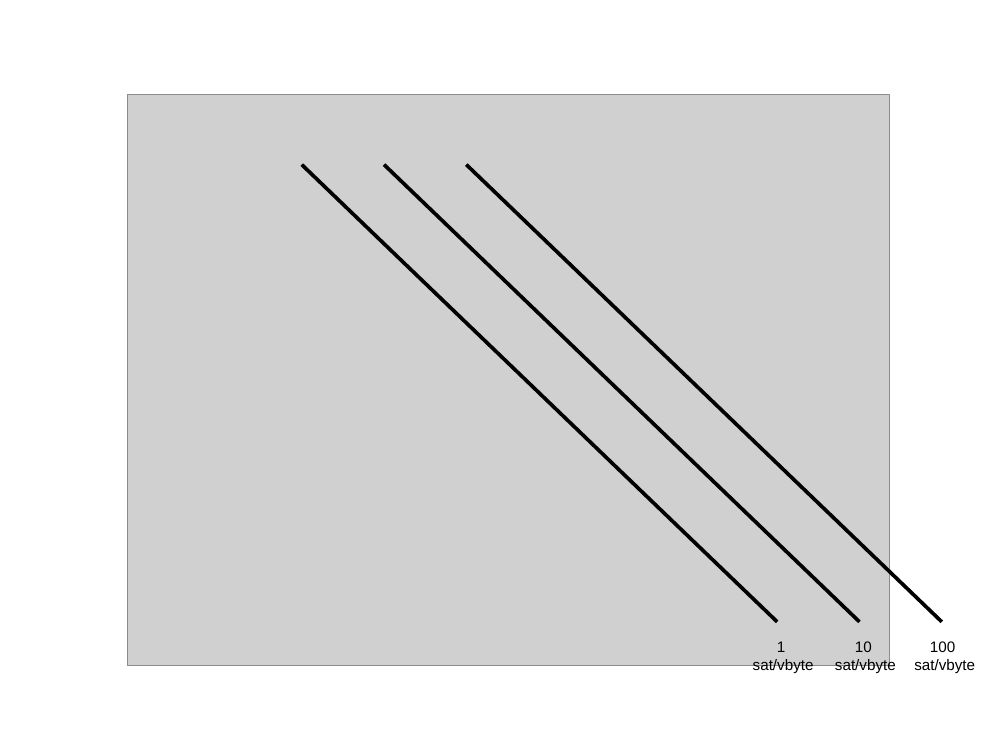
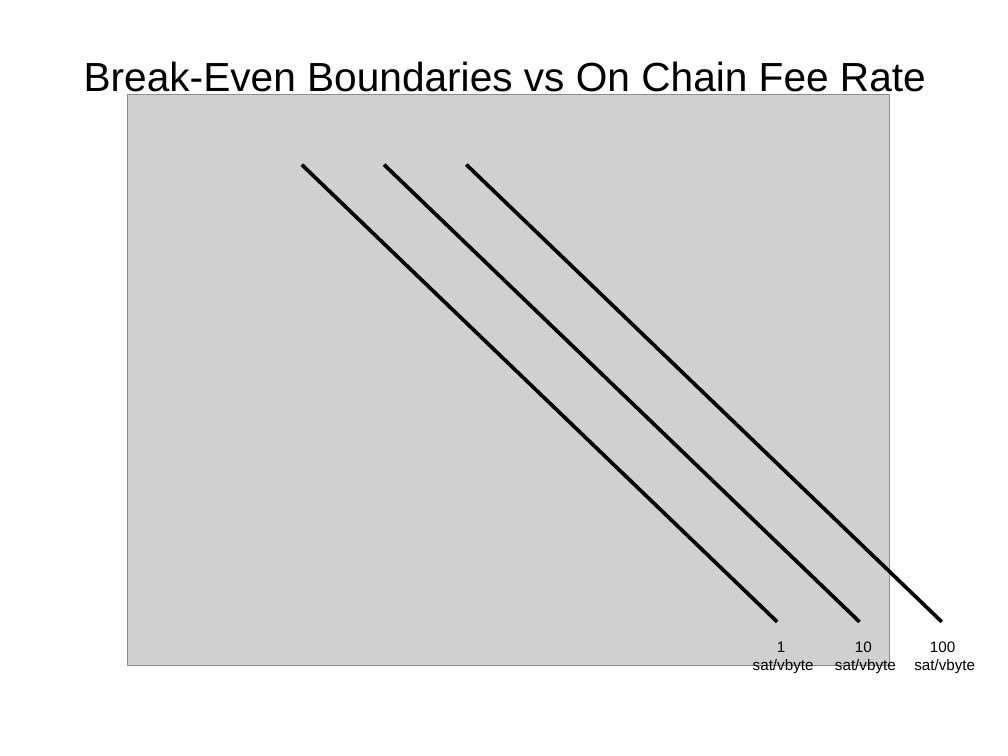
Before and after one commit to ksedgwic/lndtool, a slide deck: slide 16 of lightning-fee-market.odp. Drawn at 1008x756 pixels with LibreOffice and Linux fonts; fonts in the diff are those of the drawing; grey boxes stand for pictures. Boxes give left, top, right and bottom in pixels: in the first picture for what was removed or moved away, otherwise in the second. Text is boxed around its words. In the diff, an @@ line names an element or a change of style, - is before the commit and + after.

```diff
--- a/lightning-fee-market.odp
+++ b/lightning-fee-market.odp
@@ text added at (84, 61, 926, 99), 32 pt, text #000000 @@
+Break-Even Boundaries vs On Chain Fee Rate
```
Also in this commit, not shown: 1 slide added, 1 slide removed, 1 other file.
